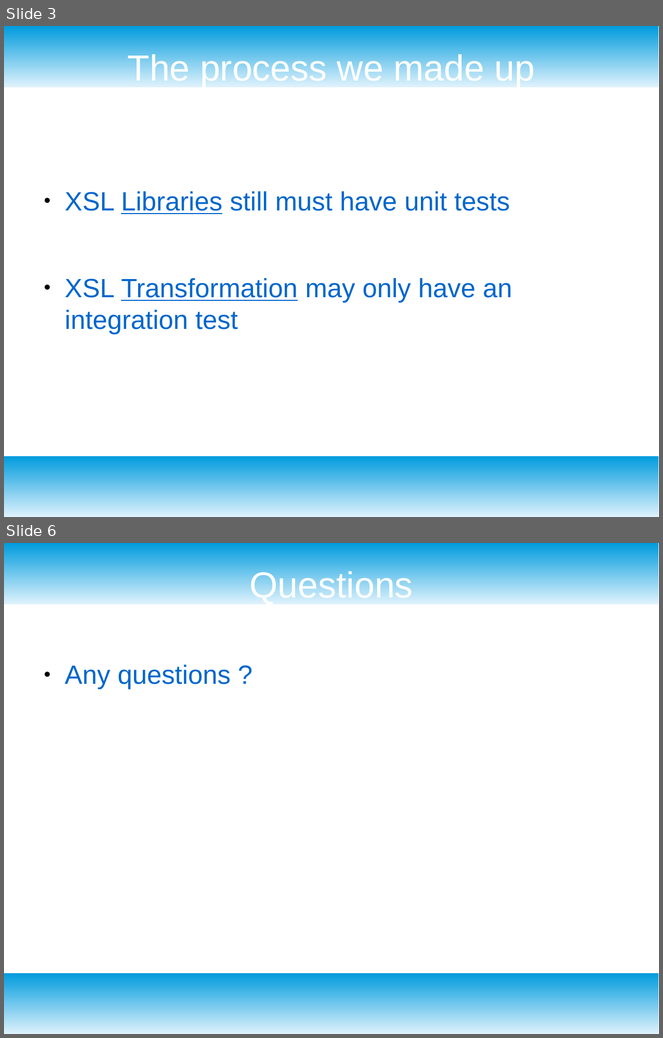
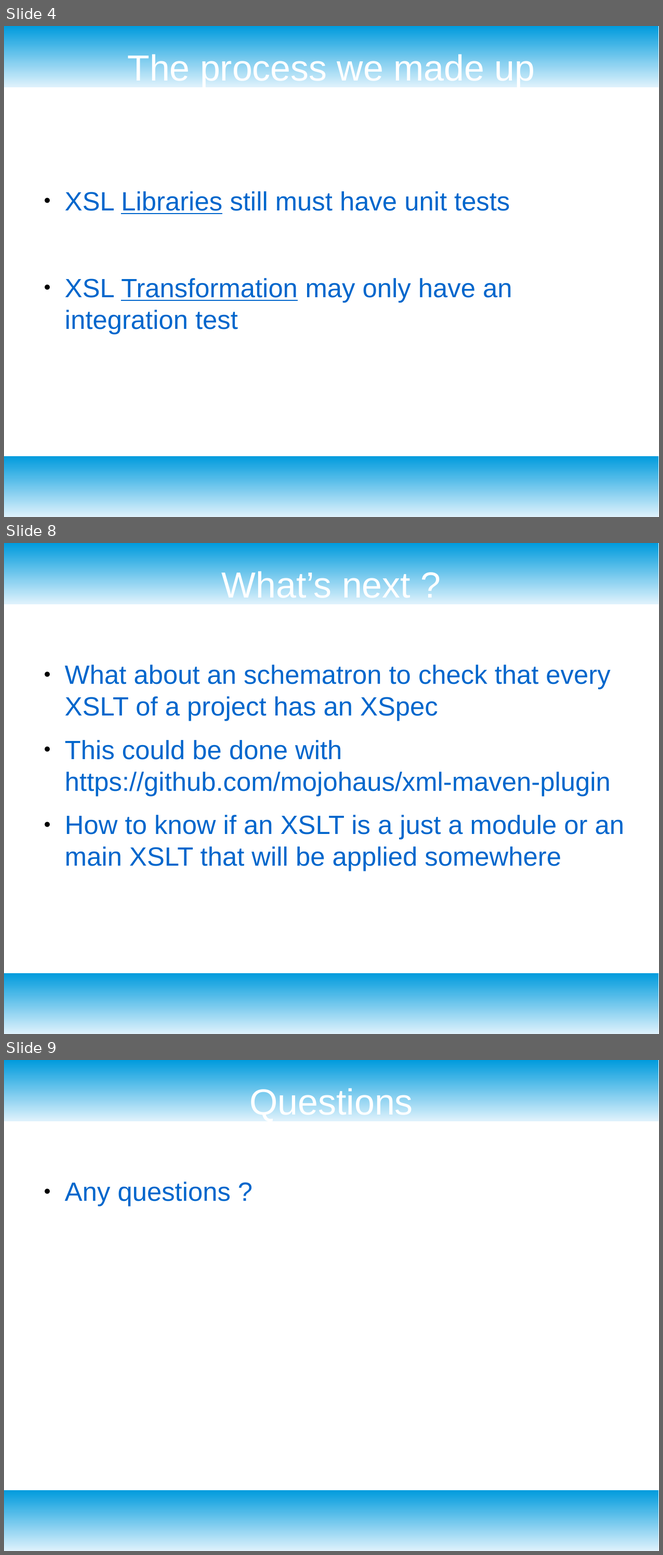
Before and after one commit to mricaud/xml-prague-2018-xspec-integration-testing, a slide deck: xml-prague-2018-xspec-user-meetup-it.odp. Shown one above the other, each under a label of ours: slides 3 and 6 before the commit, slides 4, 8 and 9 after it; the slides between them are not shown. The pictures are 663x1038 and 663x1555 pixels, drawn with LibreOffice and Linux fonts; fonts in the diff are those of the drawing; background and template pictures are left out. Boxes give left, top, right and bottom in pixels: in the first picture for what was removed or moved away, otherwise in the second. Text is boxed around its words. In the diff, an @@ line names an element or a change of style, - is before the commit and + after.

```diff
--- a/xml-prague-2018-xspec-user-meetup-it.odp
+++ b/xml-prague-2018-xspec-user-meetup-it.odp
@@ slide 8 added at (4,543,659,1034), background #FFFFFF; not listed: 2 template elements that a slide beside it also shows @@
@@ title added at (222,568,411,604), 44 pt, text #FFFFFF @@
+What’s next ?
@@ text added at (65,665,624,872), 32 pt, text #0066CC @@
+● What about an schematron to check that every XSLT of a project has an XSpec
+● This could be done with https://github.com/mojohaus/xml-maven-plugin
+● How to know if an XSLT is a just a module or an main XSLT that will be applied somewhere
@@ what was slide 3 is now slide 4 @@
@@ what was slide 6 is now slide 9 @@
```
Also in this commit, not shown: 4 slides changed, 2 other slides added, 6 other files.
